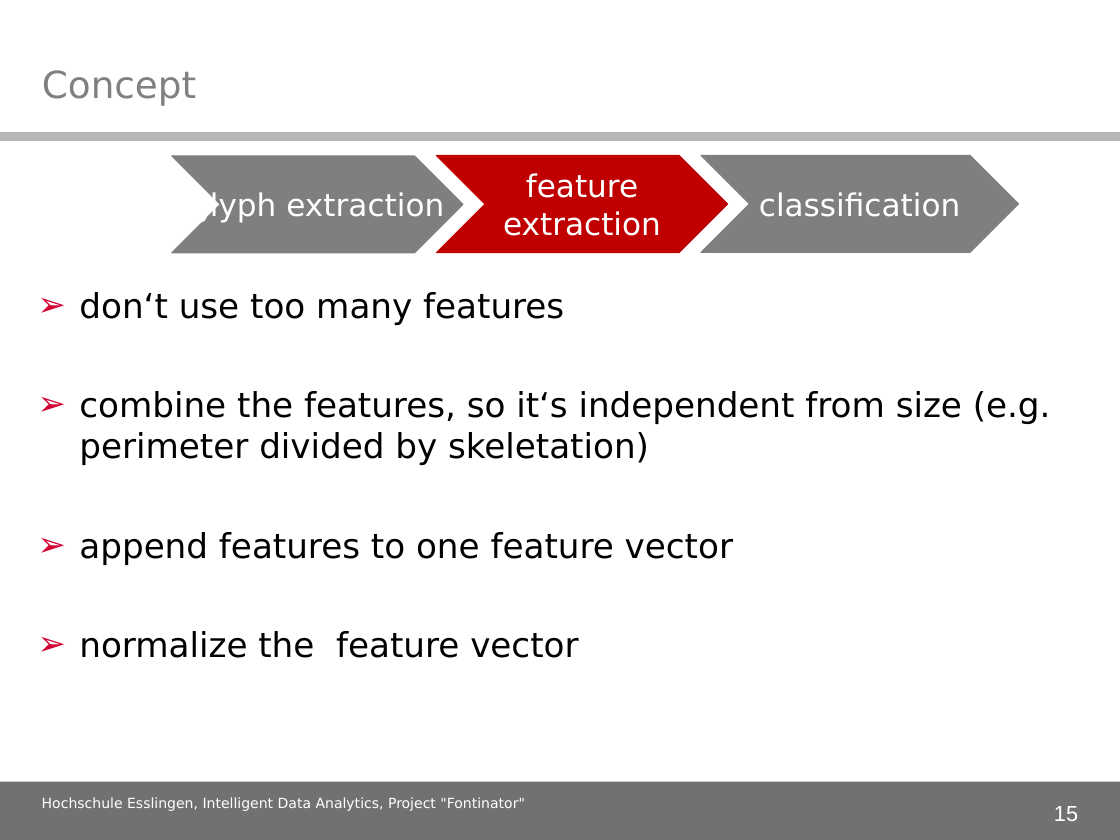
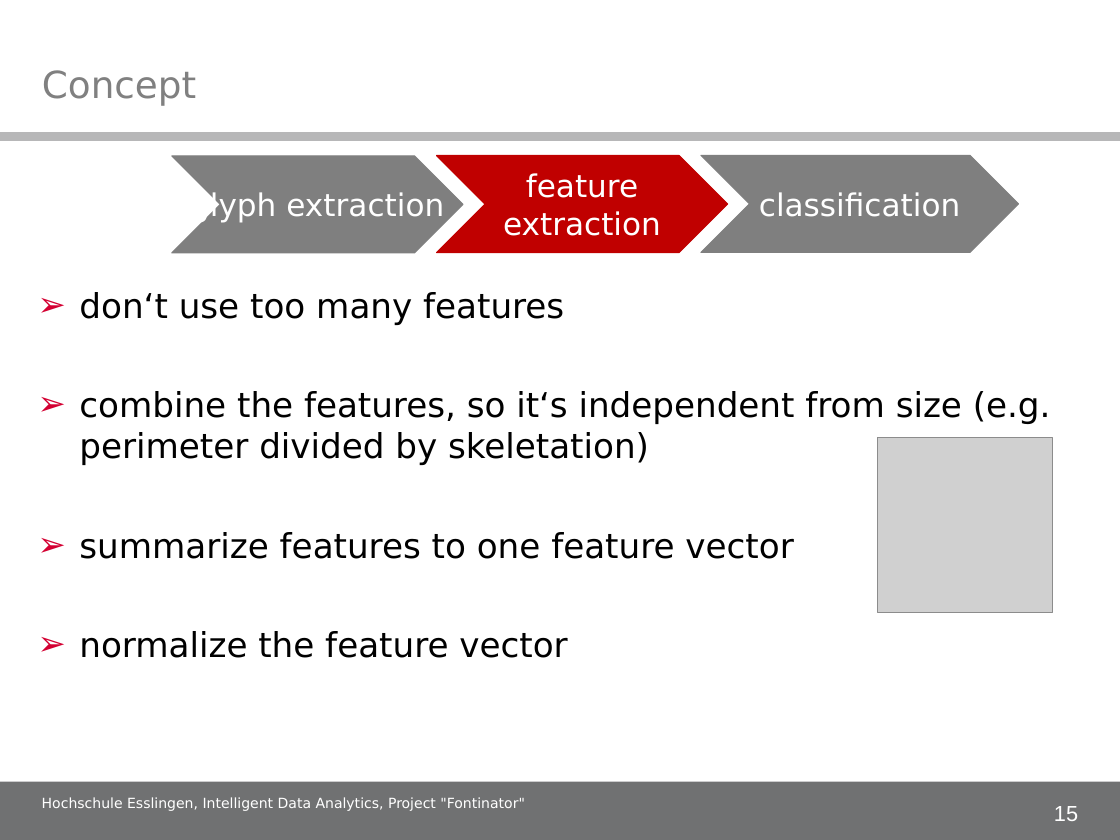
Before and after one commit to alex-ta/Fontinator, a slide deck: slide 15 of Documents/IDA_project_presentation.ppt. Drawn at 1120x840 pixels with LibreOffice and Linux fonts; fonts in the diff are those of the drawing; grey boxes stand for pictures; background and template pictures are left out. Boxes give left, top, right and bottom in pixels: in the first picture for what was removed or moved away, otherwise in the second. Text is boxed around its words. In the diff, an @@ line names an element or a change of style, - is before the commit and + after.

```diff
--- a/Documents/IDA_project_presentation.ppt
+++ b/Documents/IDA_project_presentation.ppt
@@ picture added at [878,438,1053,613] @@
@@ text at [79,532,793,559]: text changed @@
-➢ append features to one feature vector
+➢ summarize features to one feature vector
```
Also in this commit, not shown: 18 other slides changed, 15 slides removed.
